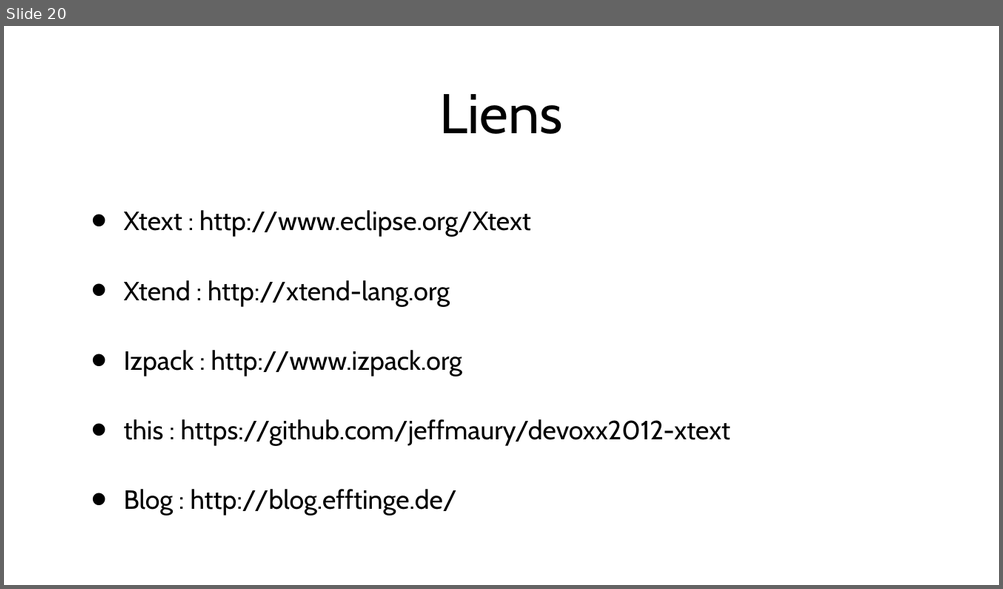
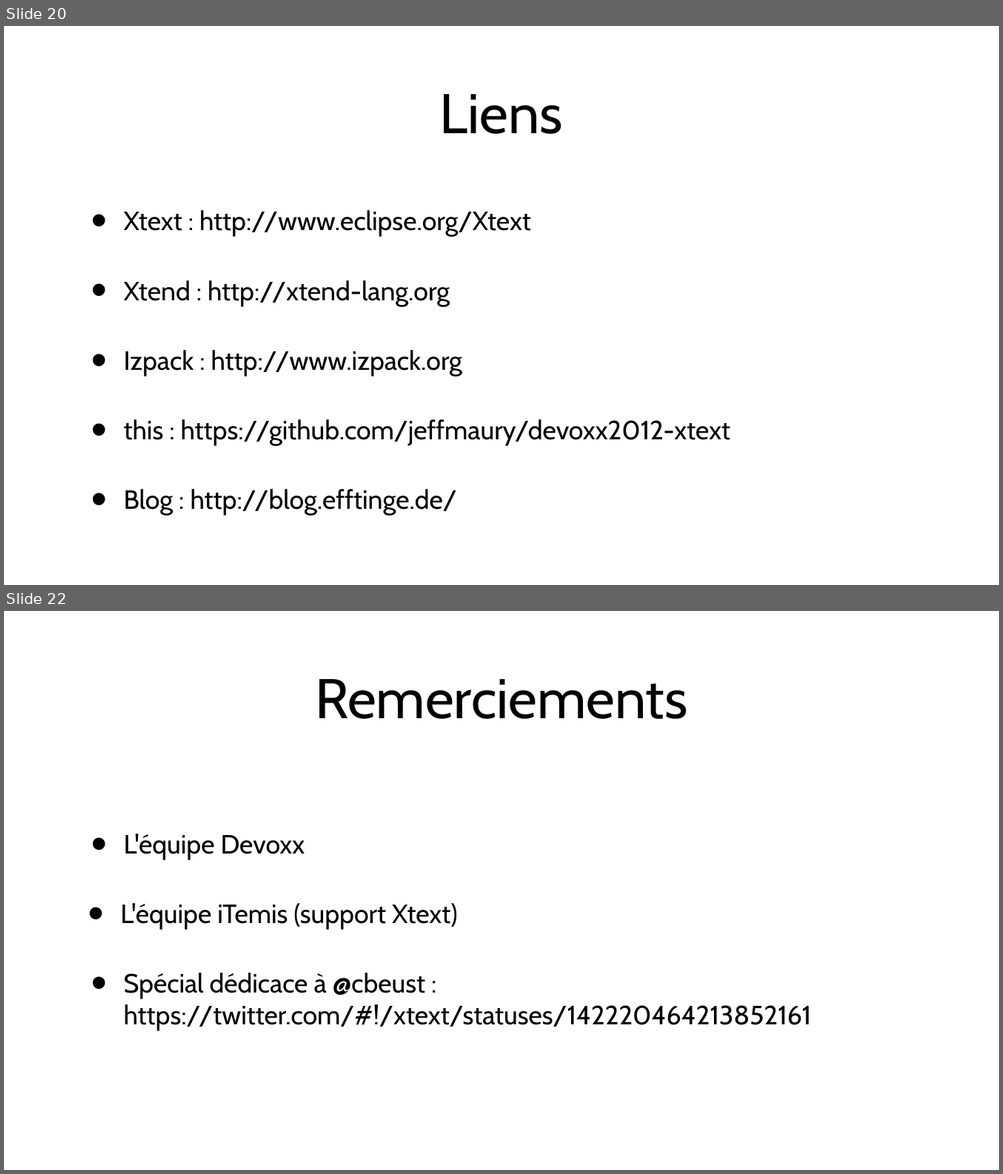
Before and after one commit to jeffmaury/devoxx2012-xtext, a slide deck: Dessine_Moi_Un_Language_FR_1024_720.odp. Shown one above the other, each under a label of ours: slide 20 before the commit, slides 20 and 22 after it; the slides between them are not shown. The pictures are 1003x589 and 1003x1174 pixels, drawn with LibreOffice and Linux fonts; fonts in the diff are those of the drawing; background and template pictures are left out. Boxes give left, top, right and bottom in pixels: in the first picture for what was removed or moved away, otherwise in the second. Text is boxed around its words. In the diff, an @@ line names an element or a change of style, - is before the commit and + after.

```diff
--- a/Dessine_Moi_Un_Language_FR_1024_720.odp
+++ b/Dessine_Moi_Un_Language_FR_1024_720.odp
@@ slide 22 added at [4,611,999,1170], background picture (left out) @@
@@ title added at [315,679,688,719], 72 pt, text #000000 @@
+Remerciements
@@ text added at [120,834,811,1031], 34 pt, text #000000 @@
+• L'équipe Devoxx
+• L'équipe iTemis (support Xtext)
+• Spécial dédicace à @cbeust : https://twitter.com/#!/xtext/statuses/142220464213852161
@@ page number added at [979,1152,997,1170], 14 pt, text #FFFFFF @@
+22
```
Also in this commit, not shown: 1 other slide added, 1 other file.
